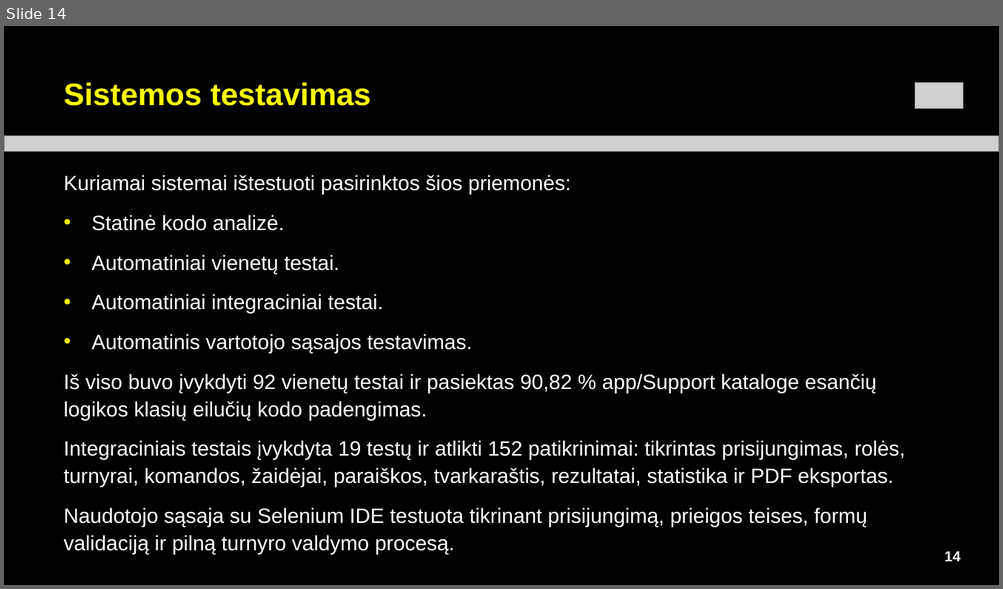
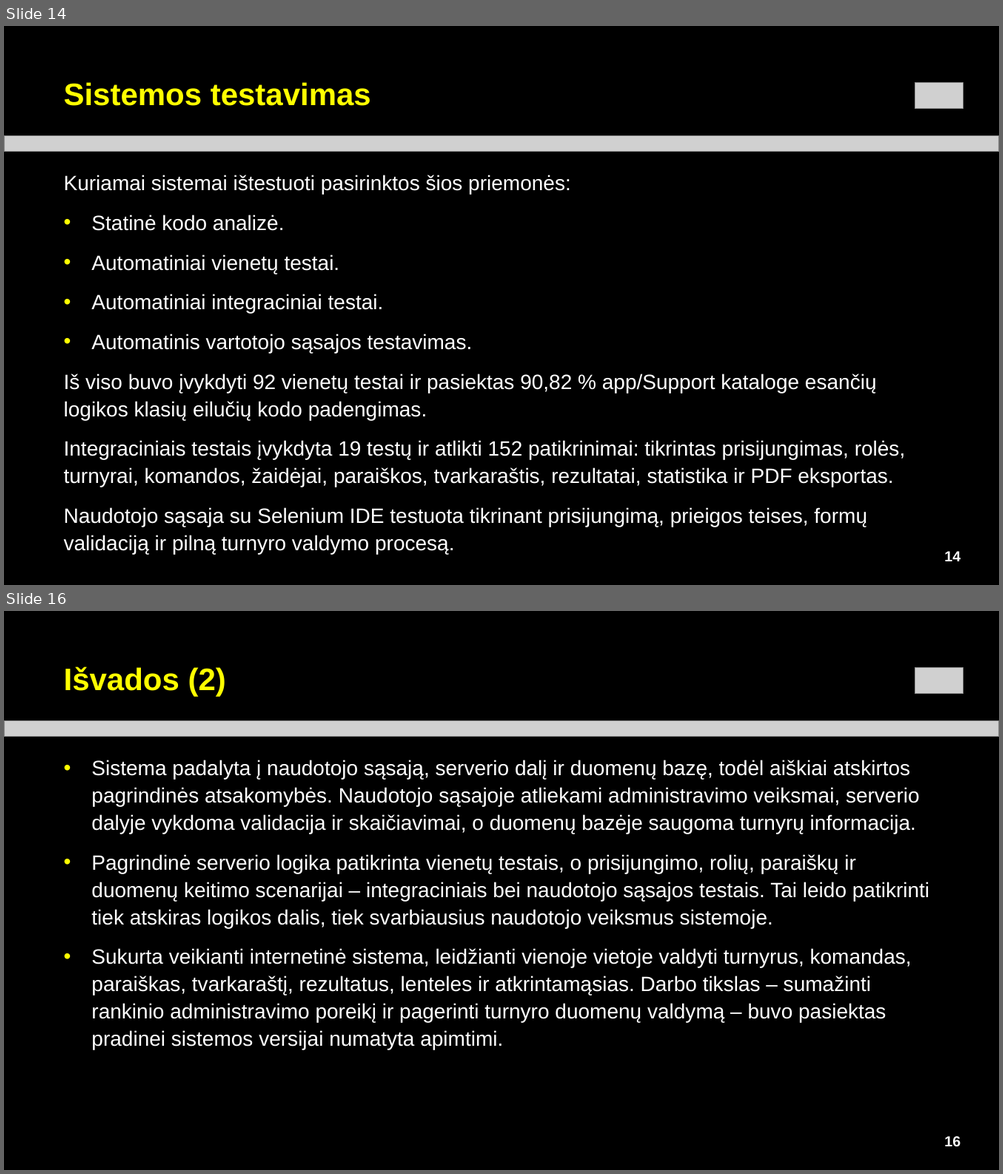
Before and after one commit to kalbaca12/Tournament, a slide deck: SKAIDRES_bendros_sablonas-LT_Arial_su_projekto_skaidremis_v3.pptx. Shown one above the other, each under a label of ours: slide 14 before the commit, slides 14 and 16 after it; the slides between them are not shown. The pictures are 1003x589 and 1003x1174 pixels, drawn with LibreOffice and Linux fonts; fonts in the diff are those of the drawing; grey boxes stand for pictures. Boxes give left, top, right and bottom in pixels: in the first picture for what was removed or moved away, otherwise in the second. Text is boxed around its words. In the diff, an @@ line names an element or a change of style, - is before the commit and + after.

```diff
--- a/SKAIDRES_bendros_sablonas-LT_Arial_su_projekto_skaidremis_v3.pptx
+++ b/SKAIDRES_bendros_sablonas-LT_Arial_su_projekto_skaidremis_v3.pptx
@@ slide 16 added at (4, 611, 999, 1170), background #000000 @@
@@ text added at (64, 667, 226, 696), 30 pt, text #FFFF00, bold @@
+Išvados (2)
@@ picture added at (915, 668, 964, 694) @@
@@ picture added at (4, 721, 999, 737) @@
@@ text added at (91, 760, 929, 1050), 20 pt, text #FFFFFF @@
+• Sistema padalyta į naudotojo sąsają, serverio dalį ir duomenų bazę, todėl aiškiai atskirtos pagrindinės atsakomybės. Naudotojo sąsajoje atliekami administravimo veiksmai, serverio dalyje vykdoma validacija ir skaičiavimai, o duomenų bazėje saugoma turnyrų informacija.
+• Pagrindinė serverio logika patikrinta vienetų testais, o prisijungimo, rolių, paraiškų ir duomenų keitimo scenarijai – integraciniais bei naudotojo sąsajos testais. Tai leido patikrinti tiek atskiras logikos dalis, tiek svarbiausius naudotojo veiksmus sistemoje.
+• Sukurta veikianti internetinė sistema, leidžianti vienoje vietoje valdyti turnyrus, komandas, paraiškas, tvarkaraštį, rezultatus, lenteles ir atkrintamąsias. Darbo tikslas – sumažinti rankinio administravimo poreikį ir pagerinti turnyro duomenų valdymą – buvo pasiektas pradinei sistemos versijai numatyta apimtimi.
@@ page number added at (944, 1136, 960, 1147), 14 pt, text #FFFFFF, bold @@
+16
```
Also in this commit, not shown: 5 slides changed.
